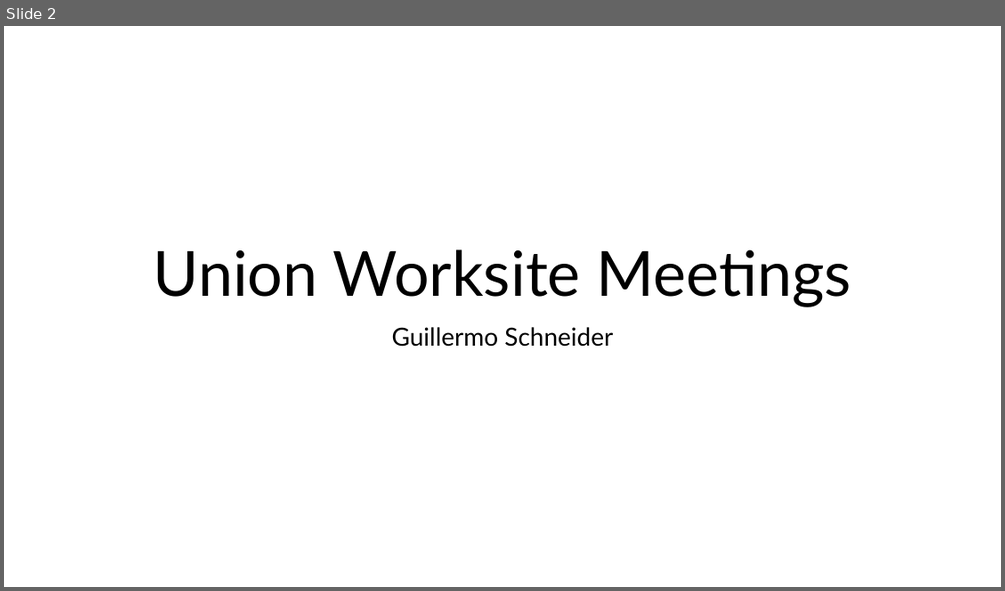
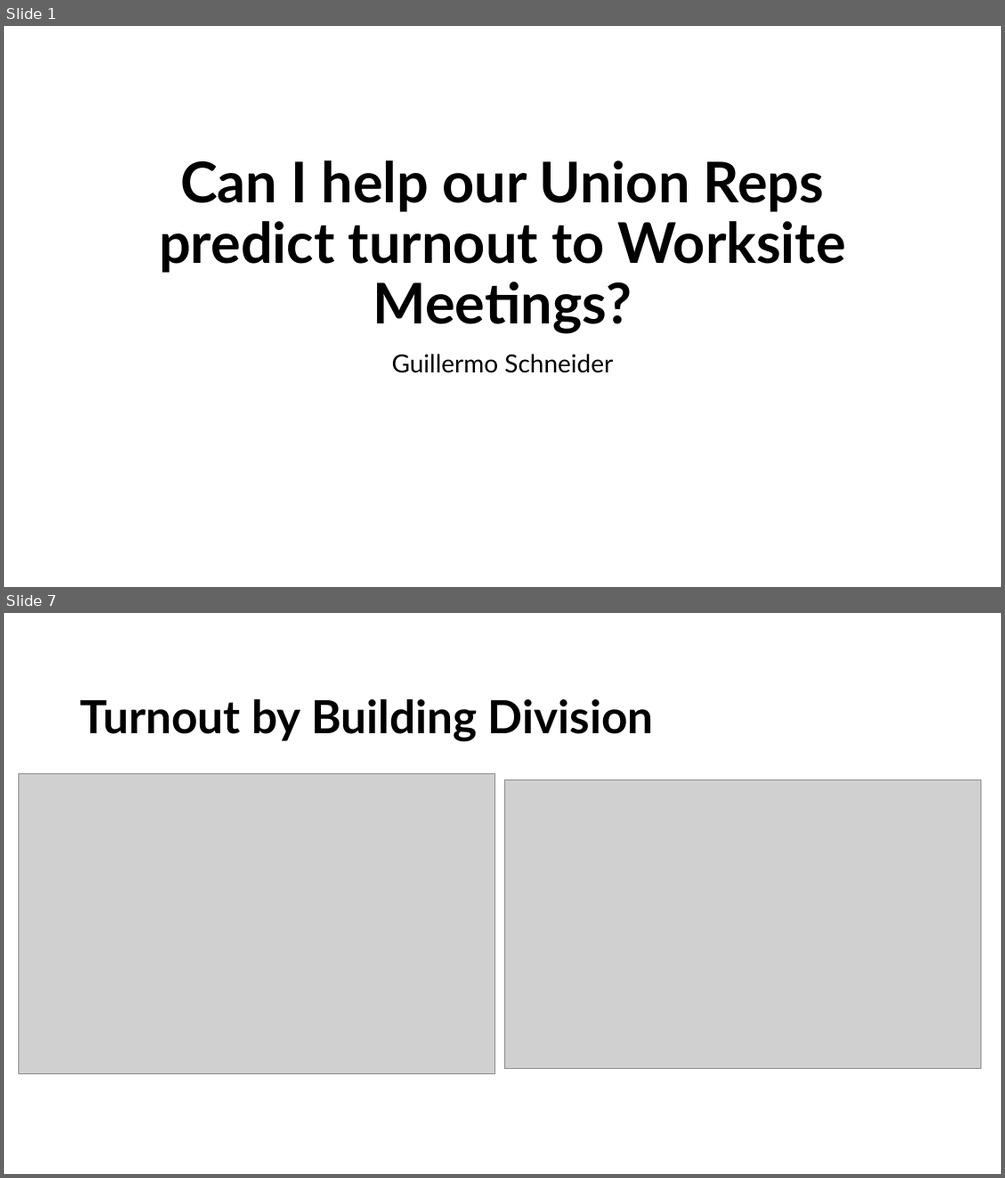
Before and after one commit to GuillermoCharlesSchneider/DATA-606, a slide deck: Project/FinalProjectPresentation.pptx. Shown one above the other, each under a label of ours: slide 2 before the commit, slides 1 and 7 after it; the slides between them are not shown. The pictures are 1005x591 and 1005x1178 pixels, drawn with LibreOffice and Linux fonts; fonts in the diff are those of the drawing; grey boxes stand for pictures. Boxes give left, top, right and bottom in pixels: in the first picture for what was removed or moved away, otherwise in the second. Text is boxed around its words. In the diff, an @@ line names an element or a change of style, - is before the commit and + after.

```diff
--- a/Project/FinalProjectPresentation.pptx
+++ b/Project/FinalProjectPresentation.pptx
@@ slide 7 added at (4, 613, 1001, 1174), background #FFFFFF @@
@@ title added at (80, 699, 654, 742), 44 pt, text #000000, bold @@
+Turnout by Building Division
@@ picture added at (18, 774, 494, 1074) @@
@@ picture added at (504, 779, 980, 1069) @@
@@ what was slide 2 is now slide 1 @@
@@ slide 1 changed as well @@
@@ title at (159, 160, 846, 334): text changed; size 60 to 54 pt; bold on @@
-Union Worksite Meetings
+Can I help our Union Reps predict turnout to Worksite Meetings?
@@ subtitle "Guillermo Schneider": place and size @@
-subtitle "Guillermo Schneider" at (392, 327, 613, 346)
+subtitle "Guillermo Schneider" at (392, 354, 613, 373)
```
Also in this commit, not shown: 12 other slides added, 6 slides removed, 4 other files.
